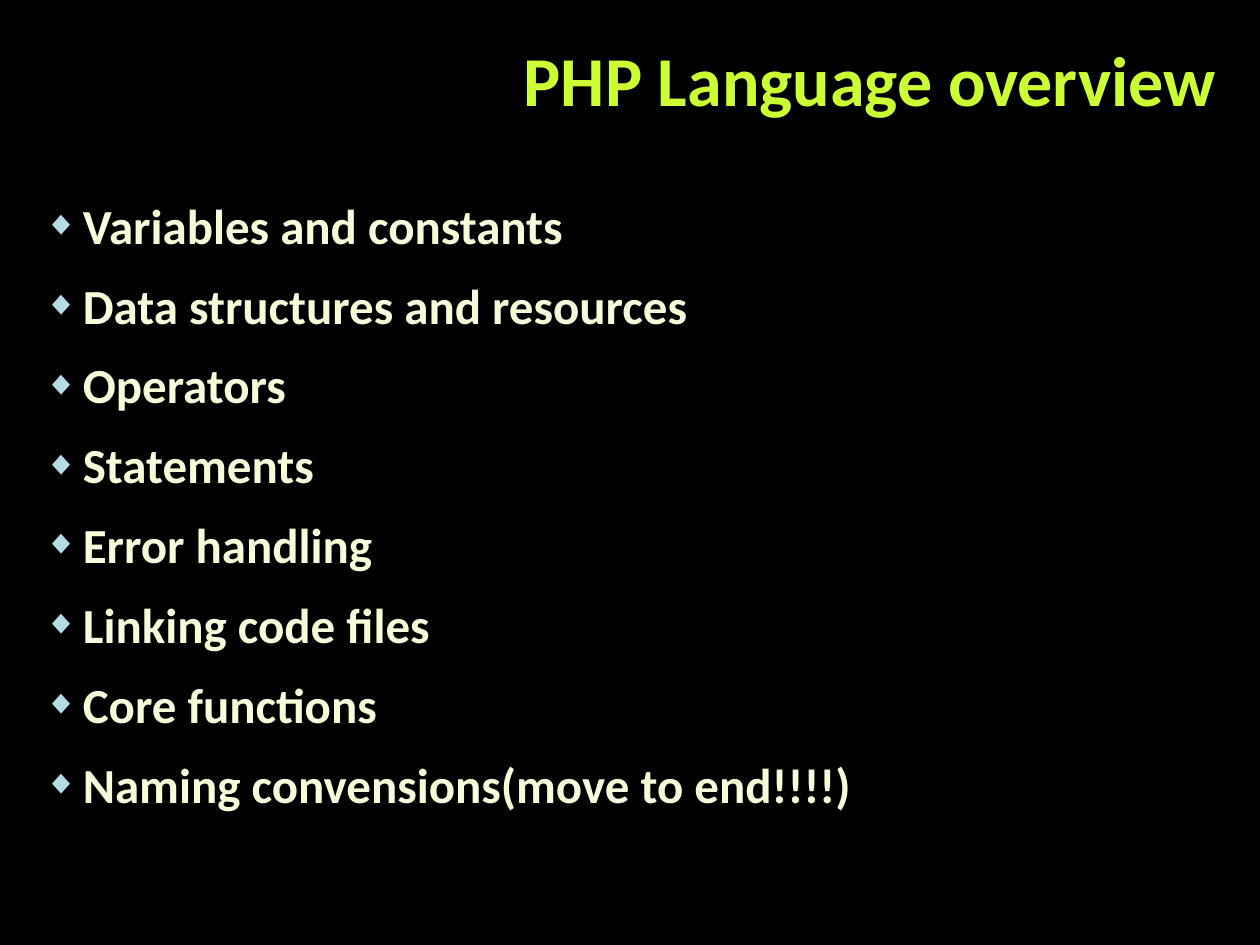
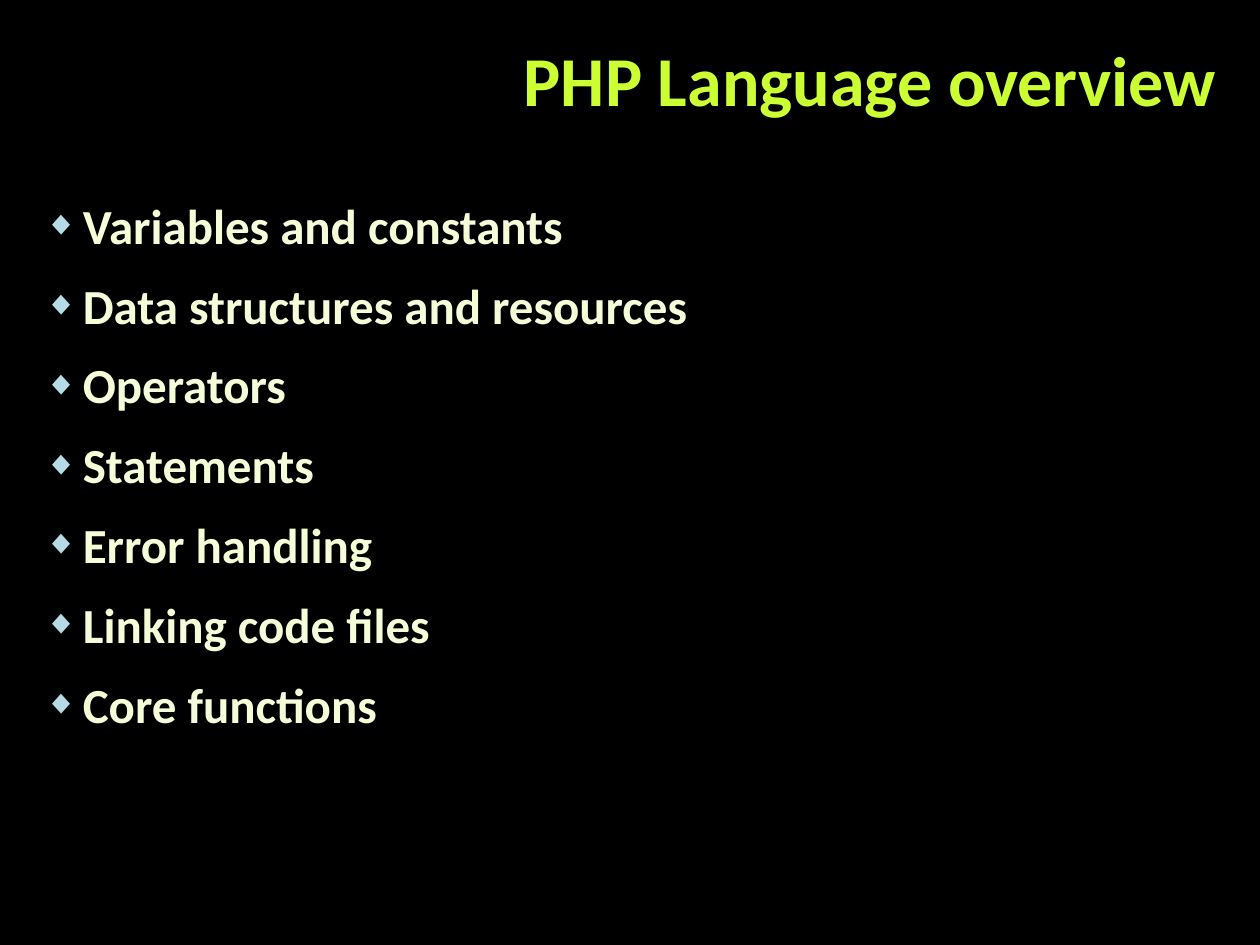
Before and after one commit to tanzhur/PHP_MVC-seminar, a slide deck: slide 16 of PHP_MVC.pptx. Drawn at 1260x945 pixels with LibreOffice and Linux fonts; fonts in the diff are those of the drawing; background and template pictures are left out. Boxes give left, top, right and bottom in pixels: in the first picture for what was removed or moved away, otherwise in the second. Text is boxed around its words. In the diff, an @@ line names an element or a change of style, - is before the commit and + after.

```diff
--- a/PHP_MVC.pptx
+++ b/PHP_MVC.pptx
@@ text at box(83, 767, 850, 812): paragraph removed @@
-◆ Naming convensions(move to end!!!!)
```
Also in this commit, not shown: 2 other slides changed, 4 slides added, 1 other file.
